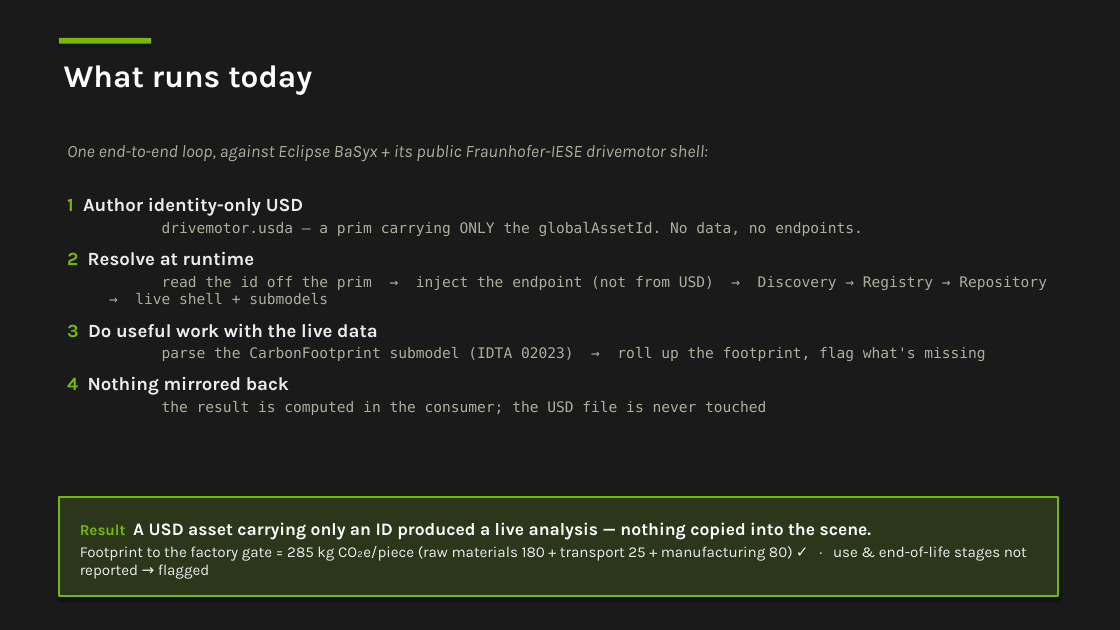
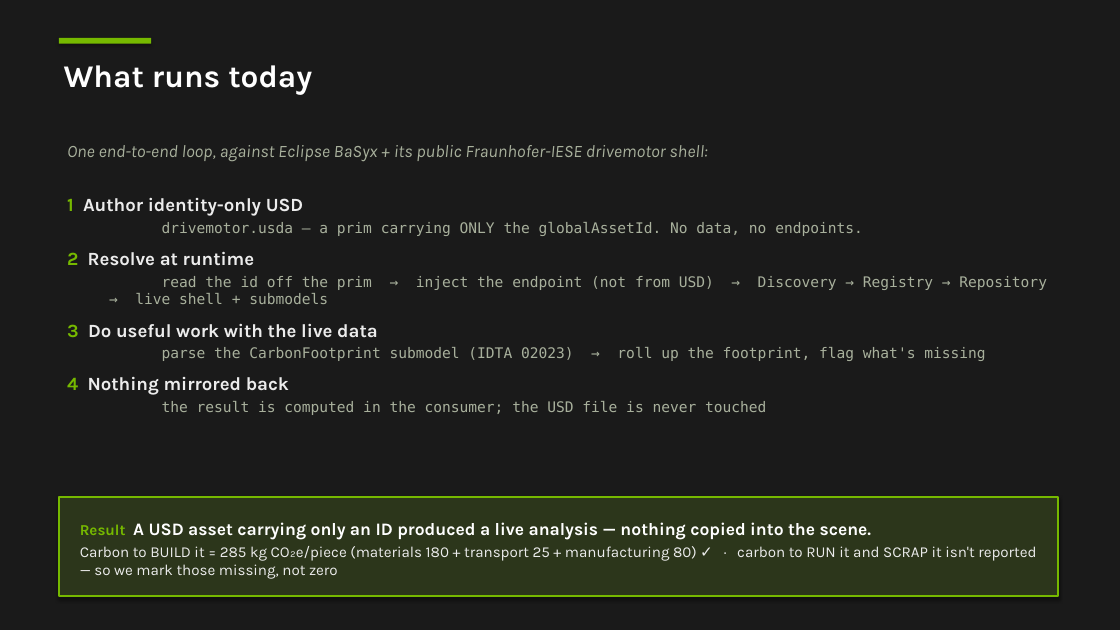
Before and after one commit to asluk/USD, a slide deck: slide 8 of extras/sourceIdentifiers/aas-helloworld/aas-usd-helloworld.pptx. Drawn at 1120x630 pixels with LibreOffice and Linux fonts; fonts in the diff are those of the drawing. Boxes give left, top, right and bottom in pixels: in the first picture for what was removed or moved away, otherwise in the second. Text is boxed around its words. In the diff, an @@ line names an element or a change of style, - is before the commit and + after.

Commit message:
AAS hello-world: plain-language result line (build it / run it / scrap it; mark missing, not zero)

```diff
--- a/extras/sourceIdentifiers/aas-helloworld/aas-usd-helloworld.pptx
+++ b/extras/sourceIdentifiers/aas-helloworld/aas-usd-helloworld.pptx
@@ text in rectangle at (80, 546, 1036, 579): text changed @@
-Footprint to the factory gate = 285 kg CO₂e/piece (raw materials 180 + transport 25 + manufacturing 80) ✓ · use & end-of-life stages not reported → flagged
+Carbon to BUILD it = 285 kg CO₂e/piece (materials 180 + transport 25 + manufacturing 80) ✓ · carbon to RUN it and SCRAP it isn't reported — so we mark those missing, not zero
```
